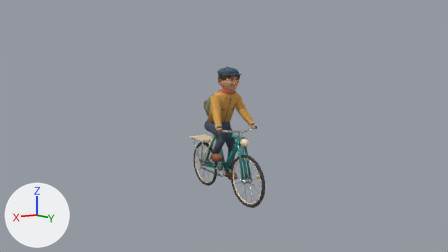
A saved change to the Blender file src/apps/iygtw/art/Roadster.blend.
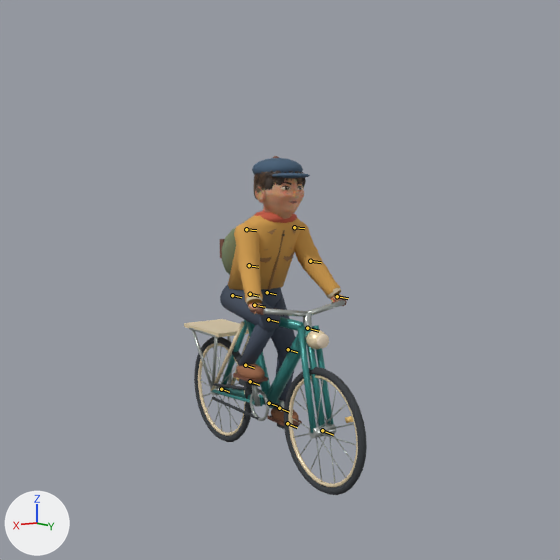
Each version is shown from the file's camera 'View from the lane', then close up on the part from 25% to 77% of the width and 1% to 93% of the height. The lights are fixed; the arrows at lower left show +X, +Y and +Z. The first two pictures are the older version. The bones that change, and the others that lie on the model, are drawn over the model as lines in the close-ups.

In view in the first close-up: 'Boy, roadster and canvas bag'.
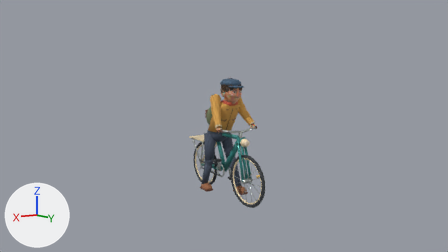
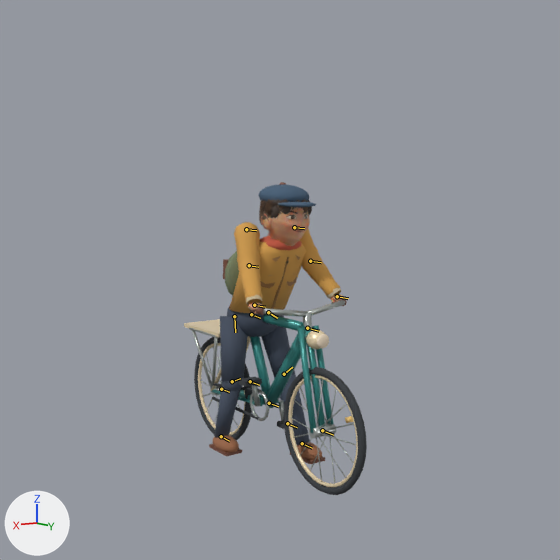
The newer file adds an action. The first version stands in its rest pose; the second is drawn at frame 19 of the action 'Walk back'.

Changed parts and their boxes [x1, y1, x2, y2] in the close-ups (560 x 560 px):
'Boy, roadster and canvas bag', posed (8% shorter): before [184, 156, 367, 495]; after [184, 182, 367, 495]
bone 'RThigh', root to tip: before (232, 295) to (241, 297); after (234, 316) to (235, 332)
bone 'RShin', root to tip: before (268, 319) to (278, 322); after (232, 381) to (240, 378)
bone 'RFoot', root to tip: before (245, 365) to (254, 368); after (221, 436) to (229, 441)
bone 'LThigh', root to tip: before (267, 292) to (276, 294); after (268, 312) to (277, 318)
bone 'LShin', root to tip: before (288, 349) to (297, 352); after (284, 374) to (292, 367)
bone 'LFoot', root to tip: before (279, 408) to (289, 412); after (302, 443) to (312, 448)
bone 'Body', root to tip: before (250, 294) to (259, 296); after (251, 314) to (260, 318)

The edits, one by one:
Bone 'RThigh' (bone_rthigh) moves from (0.0, 0.0, 0.0) to (-0.012, 0.0, -0.13).
Bone 'RThigh' (bone_rthigh) turns from (0, 0, 0) to (-71, -6, -5) degrees about its own x, y and z.
Bone 'RShin' (bone_rshin) moves from (0.0, 0.0, 0.0) to (0.029, -0.352, -0.431).
Bone 'RShin' (bone_rshin) turns from (0, 0, 0) to (22, -2, 1) degrees about its own x, y and z.
Bone 'RFoot' (bone_rfoot) moves from (0.0, 0.0, 0.0) to (0.044, -0.22, -0.5).
Bone 'LThigh' (bone_lthigh) moves from (0.0, 0.0, 0.0) to (-0.012, 0.0, -0.13).
Bone 'LThigh' (bone_lthigh) turns from (0, 0, 0) to (-12, 2, 1) degrees about its own x, y and z.
Bone 'LShin' (bone_lshin) moves from (0.0, 0.0, 0.0) to (-0.027, -0.076, -0.171).
Bone 'LShin' (bone_lshin) turns from (0, 0, 0) to (35, 2, 0) degrees about its own x, y and z.
Bone 'LShin' (bone_lshin) is rescaled from (1.0, 1.0, 1.0) to (1.11, 1.11, 1.11).
Bone 'LFoot' (bone_lfoot) moves from (0.0, 0.0, 0.0) to (-0.044, 0.18, -0.19).
Bone 'Body' (bone_body) moves from (0.0, 0.0, 0.0) to (-0.012, 0.0, -0.13).
Bone 'Body' (bone_body) turns from (0, 0, 0) to (-4, 0, 0) degrees about its own x, y and z.
